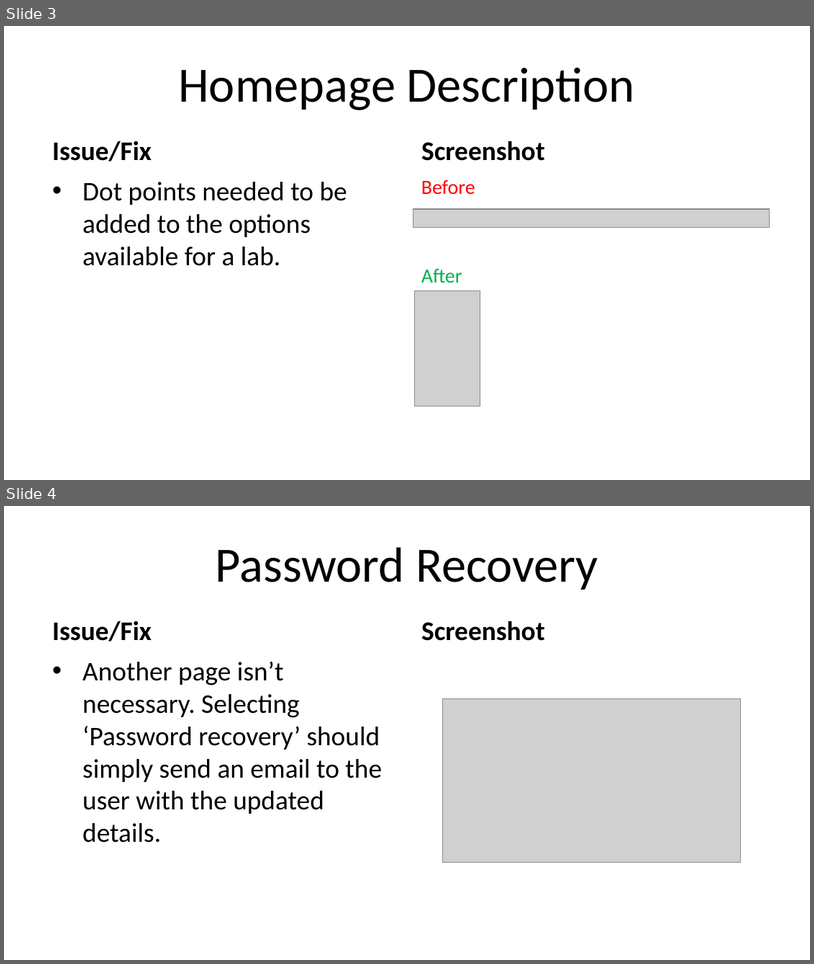
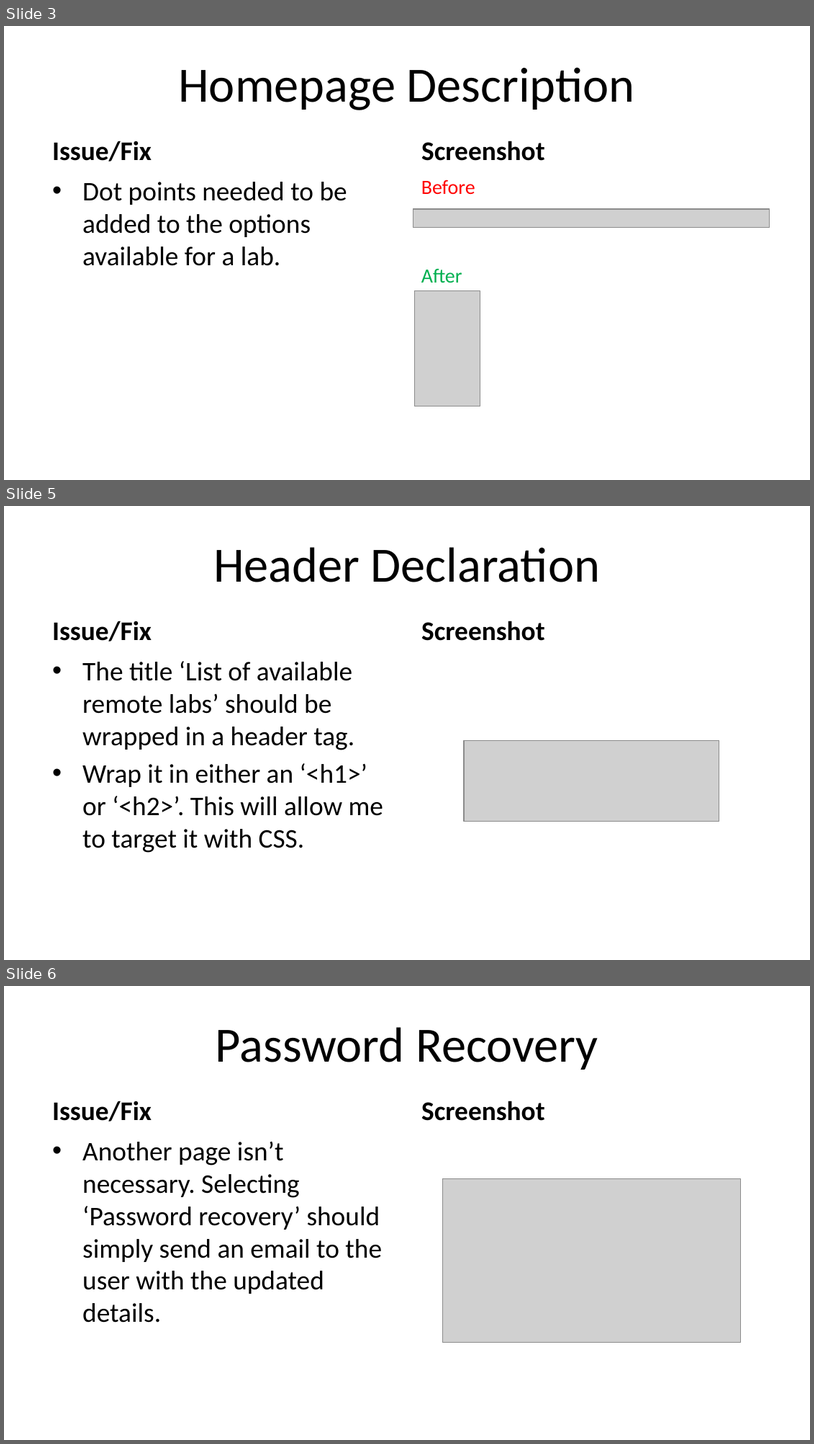
Before and after one commit to Jmackas/Proctoring_Revamp, a slide deck: remotelab/Remote Labs Suggested Changes.pptx. Shown one above the other, each under a label of ours: slides 3 and 4 before the commit, slides 3, 5 and 6 after it; the slides between them are not shown. The pictures are 814x964 and 814x1444 pixels, drawn with LibreOffice and Linux fonts; fonts in the diff are those of the drawing; grey boxes stand for pictures. Boxes give left, top, right and bottom in pixels: in the first picture for what was removed or moved away, otherwise in the second. Text is boxed around its words. In the diff, an @@ line names an element or a change of style, - is before the commit and + after.

Commit message:
remote lab updates

```diff
--- a/remotelab/Remote Labs Suggested Changes.pptx
+++ b/remotelab/Remote Labs Suggested Changes.pptx
@@ slide 5 added at (x1=4, y1=506, x2=810, y2=960), background #FFFFFF @@
@@ title added at (x1=214, y1=547, x2=600, y2=582), 44 pt, text #000000 @@
+Header Declaration
@@ text added at (x1=52, y1=620, x2=152, y2=641), 24 pt, text #000000, bold @@
+Issue/Fix
@@ text added at (x1=422, y1=620, x2=545, y2=641), 24 pt, text #000000, bold @@
+Screenshot
@@ text added at (x1=82, y1=661, x2=383, y2=852), 24 pt, text #000000 @@
+• The title ‘List of available remote labs’ should be wrapped in a header tag.
+• Wrap it in either an ‘<h1>’ or ‘<h2>’. This will allow me to target it with CSS.
@@ picture added at (x1=465, y1=740, x2=720, y2=821) @@
@@ what was slide 4 is now slide 6 @@
```
Also in this commit, not shown: 1 other slide added, 1 other file.
